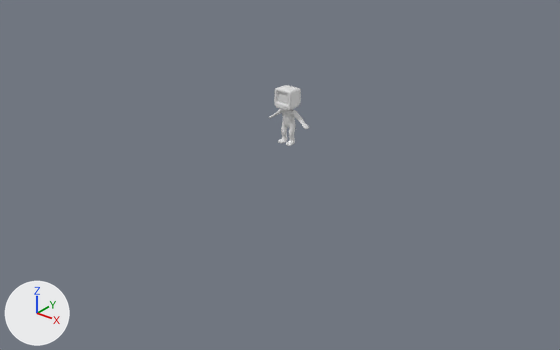
A saved change to the Blender file 5. tv.blend.
Rendered twice from a 50 mm lens placed at (43.8, -56.1, 30.8), pointed at (1.0, -2.5, -2.4). The lights are fixed; the arrows at lower left show +X, +Y and +Z. Materials are left out; every surface is plain grey.

Objects in the first picture: 'Cube', 'Screen', 'TV'.
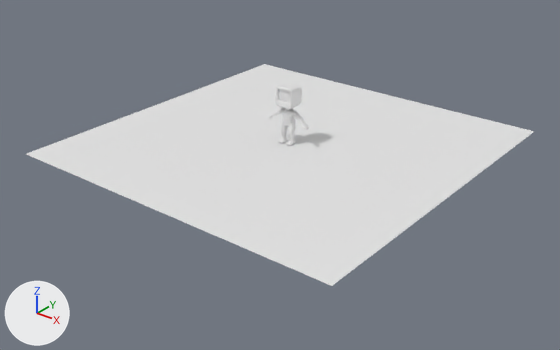
Edits to the scene script, one JSON object a line:
```json
{"op": "add", "block": "me_plane", "code": ["me_plane = bpy.data.meshes.new('Plane')", "me_plane.from_pydata([(-1.0, -1.0, 0.0), (1.0, -1.0, 0.0), (-1.0, 1.0, 0.0), (1.0, 1.0, 0.0)], [], [(0, 1, 3, 2)])"]}
{"op": "set", "path": "ob_tv.location", "old": "(0.0, 0.0, 4.81)", "new": "(0.0, 0.16, 4.91)"}
{"op": "set", "path": "ob_screen.location", "old": "(0.0, -0.22, 4.81)", "new": "(0.0, -0.07, 4.92)"}
{"op": "add", "block": "ob_plane", "code": ["ob_plane = bpy.data.objects.new('Plane', me_plane)", "ob_plane.location = (0.0, 0.0, 0.0)", "ob_plane.scale = (18.0, 18.0, 18.0)"]}
```

What differs and where, as boxes (x1, y1, x2, y2) in the pictures (560 x 350 px):
```json
{"object": "Plane", "change": "added", "after": [27, 64, 535, 286]}
{"object": "TV", "change": "moved", "before": [274, 85, 301, 111], "after": [275, 84, 302, 109]}
{"object": "Screen", "change": "moved", "before": [278, 92, 288, 104], "after": [279, 90, 290, 103]}
```
